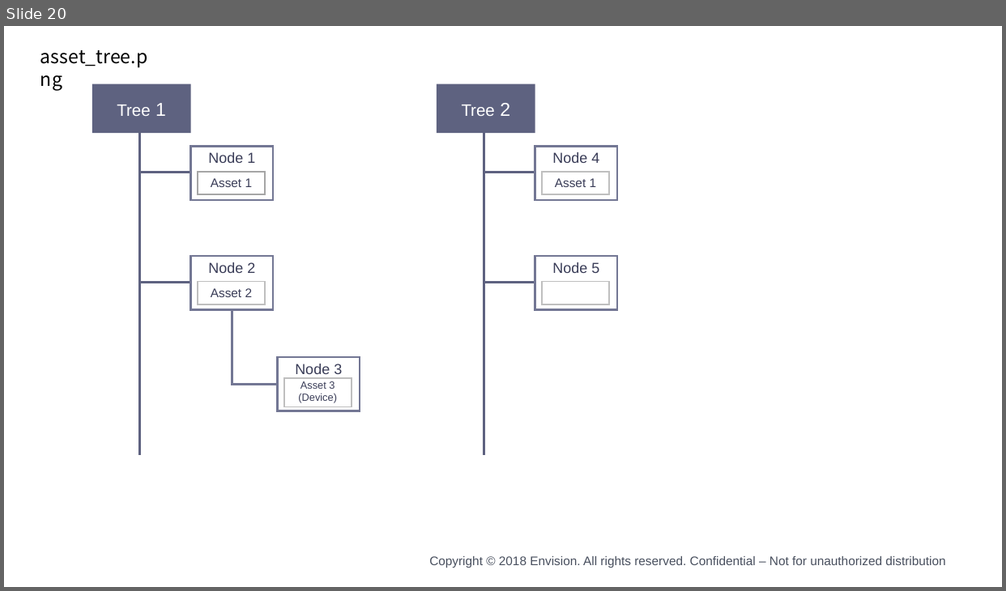
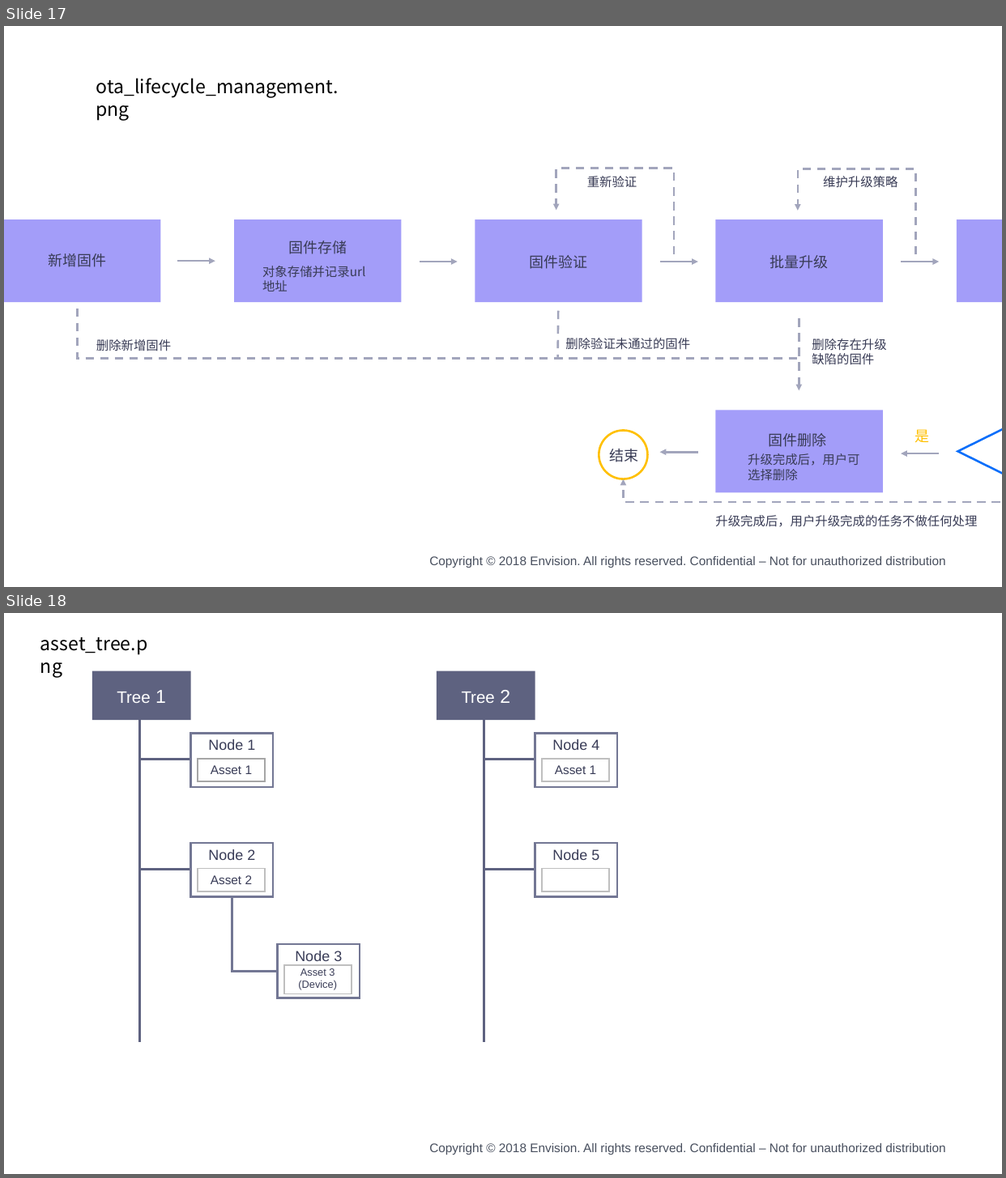
Before and after one commit to kikuchiyo/device_connection_en, a slide deck: media/device_en.pptx. Shown one above the other, each under a label of ours: slide 20 before the commit, slides 17 and 18 after it. The pictures are 1006x591 and 1006x1178 pixels, drawn with LibreOffice and Linux fonts; fonts in the diff are those of the drawing; background and template pictures are left out. Boxes give left, top, right and bottom in pixels: in the first picture for what was removed or moved away, otherwise in the second. Text is boxed around its words. In the diff, an @@ line names an element or a change of style, - is before the commit and + after.

```diff
--- a/media/device_en.pptx
+++ b/media/device_en.pptx
@@ slide 17 added at [4,26,1002,587], background #FFFFFF; not listed: 1 template element that a slide beside it also shows @@
@@ text added at [96,78,339,121], 18 pt, text #000000 @@
+ota_lifecycle_management.png
@@ group added at [4,169,1002,527]: 17 texts, 7 arrows, 6 rectangles, 3 elbow arrows, 1 ellipse, 1 diamond, 1 elbow line, 1 line @@
+新增固件
+固件存储
+对象存储并记录url地址
+固件验证
+批量升级
+升级进度
+版本追溯
+固件删除
+结束
+升级完成？
+升级完成后，用户可选择删除
+升级完成后，用户升级完成的任务不做任何处理
+是
+重新验证
+维护升级策略
+删除新增固件
+删除验证未通过的固件
+删除存在升级缺陷的固件
@@ what was slide 20 is now slide 18 @@
```
Also in this commit, not shown: 5 slides changed, 3 other slides added, 3 slides removed, 22 other files.
